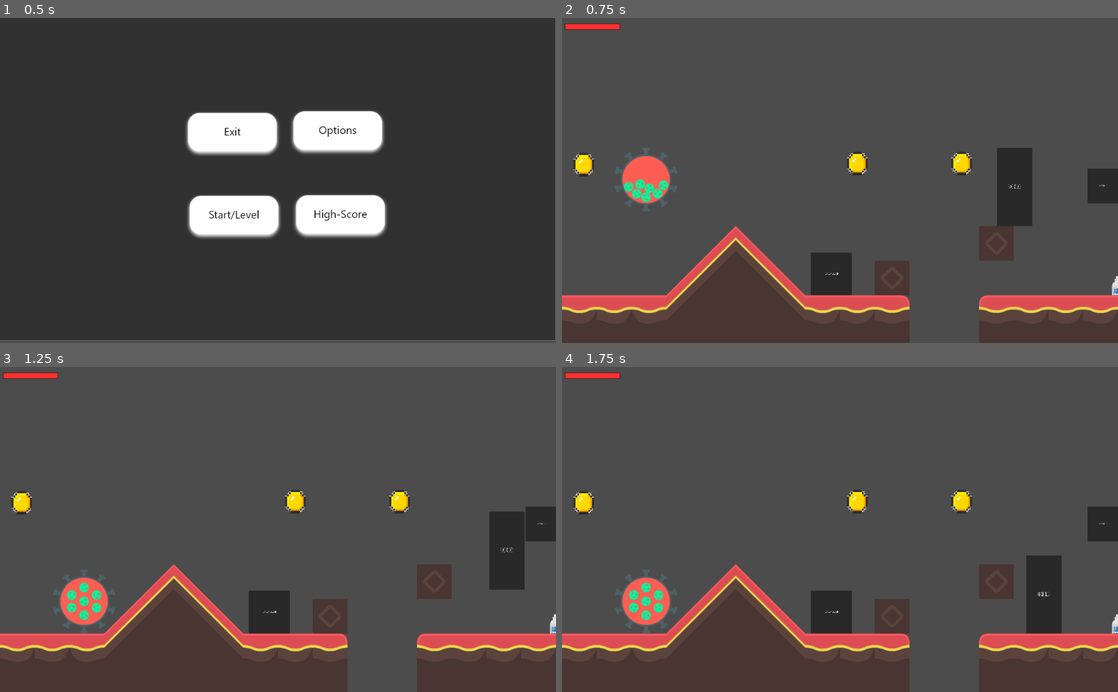
Above: before the commit, frames 1-4 (two rows, left to right).
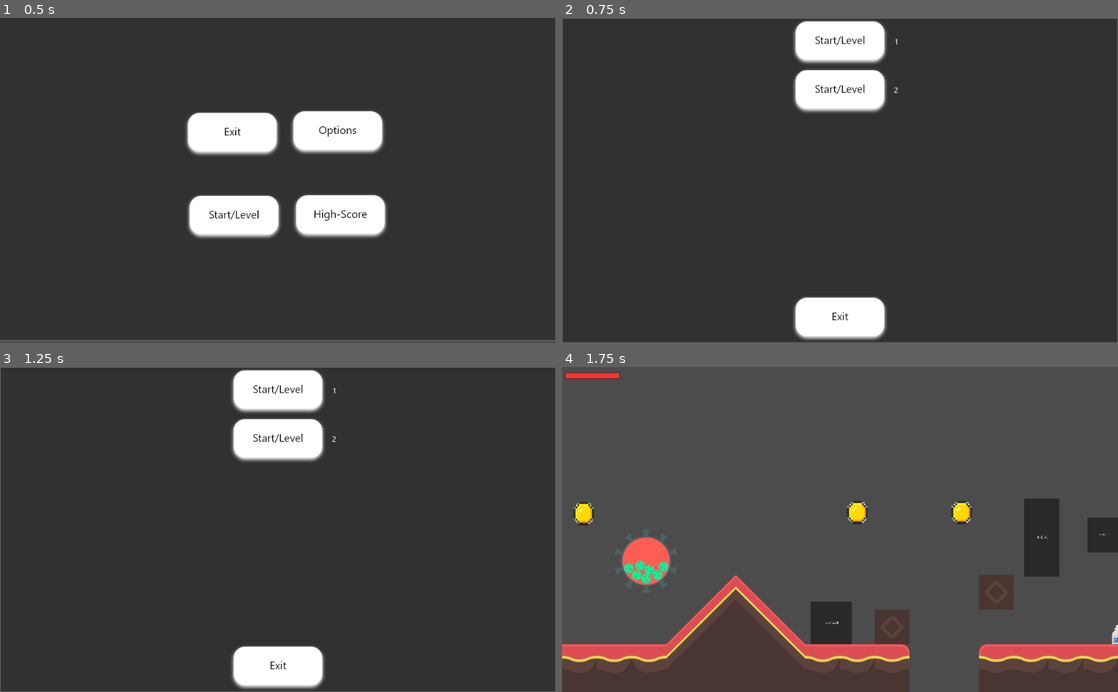
Above: after the commit, the same moments.

Repository: INF19IT2/2d-Jump-n-Run-SE
Game: Godot game, scene res://Scenes/MainScene/MainScene.tscn
Two runs of this game, one before a commit and one after it. Both use one fixed random seed, a clock stepped at 60 frames per second and the inputs below. The engine's default icon, where the game draws it, is replaced by a stand-in: a white triangle on a blue panel in a dark square.
Inputs (mouse positions are in pixels of both pictures, inside the frame that each line leads up to):
- Up to frame 1 (0.5 s): no input
- Up to frame 2 (0.75 s): click (795, 216) at 0.5 s
- Up to frame 3 (1.25 s): no input
- Up to frame 4 (1.75 s): click (840, 393) at 1.25 s, where only the run after the commit has a clickable "1"

Frame 1 is identical in both runs. In frame 2, 88% of the frame differs, in the area x 0-100%, y 0-100%; in frame 3, 85%; in frame 4, 14%.

Commit message:
adds level selection for first and second level

Diff:
--- a/2d-Jump-n-Run-SE/Scenes/LevelSelection/LevelSelection.tscn
+++ b/2d-Jump-n-Run-SE/Scenes/LevelSelection/LevelSelection.tscn
@@ -9,6 +9,7 @@
 anchor_right = 1.0
 anchor_bottom = 1.0
 texture = ExtResource( 1 )
+expand = true
 script = ExtResource( 3 )
 __meta__ = {
 "_edit_use_anchors_": false
@@ -27,7 +28,7 @@
 "_edit_use_anchors_": false
 }
 
-[node name="TextureButton" type="TextureButton" parent="."]
+[node name="Level1Button" type="TextureButton" parent="."]
 anchor_left = 0.411
 anchor_right = 0.589
 anchor_bottom = 0.15
@@ -37,4 +38,47 @@
 __meta__ = {
 "_edit_use_anchors_": false
 }
+
+[node name="Level1Text" type="RichTextLabel" parent="Level1Button"]
+anchor_left = 1.051
+anchor_top = 0.424
+anchor_right = 1.27
+anchor_bottom = 0.869
+margin_left = -0.0737457
+margin_top = 0.0384064
+margin_right = 0.0682373
+margin_bottom = -0.0115891
+text = "1"
+__meta__ = {
+"_edit_use_anchors_": false
+}
+
+[node name="Level2Button" type="TextureButton" parent="."]
+anchor_left = 0.411
+anchor_top = 0.15
+anchor_right = 0.589
+anchor_bottom = 0.3
+margin_top = -0.0923615
+margin_right = -0.328918
+margin_bottom = -90.0924
+texture_normal = ExtResource( 4 )
+__meta__ = {
+"_edit_use_anchors_": false
+}
+
+[node name="Level2Text" type="RichTextLabel" parent="Level2Button"]
+anchor_left = 1.047
+anchor_top = 0.407
+anchor_right = 1.266
+anchor_bottom = 0.852
+margin_left = -0.0857544
+margin_top = 0.00888443
+margin_right = 0.0562592
+margin_bottom = -0.0411224
+text = "2"
+__meta__ = {
+"_edit_use_anchors_": false
+}
 [connection signal="pressed" from="ExitButton" to="." method="_on_ExitButton_pressed"]
+[connection signal="pressed" from="Level1Button" to="." method="_on_Level1Button_pressed"]
+[connection signal="pressed" from="Level2Button" to="." method="_on_Level2Button_pressed"]
--- a/2d-Jump-n-Run-SE/Scenes/Options/OptionsMenu.tscn
+++ b/2d-Jump-n-Run-SE/Scenes/Options/OptionsMenu.tscn
@@ -25,6 +25,9 @@
 anchor_right = 1.0
 margin_top = 7.8
 margin_bottom = 184.0
+__meta__ = {
+"_edit_use_anchors_": false
+}
 
 [node name="ResolutionOptions" type="OptionButton" parent="OptionsBackground/GraphicOptions"]
 anchor_left = 0.797
--- a/2d-Jump-n-Run-SE/Scripts/LevelSelection/LevelSelection.gd
+++ b/2d-Jump-n-Run-SE/Scripts/LevelSelection/LevelSelection.gd
@@ -1,4 +1,6 @@
 extends TextureRect
+
+var level_folder = "res://Scenes/Levels/"
 
 func _ready():
 	pass # Replace with function body.
@@ -7,5 +9,12 @@
 
 
 func _on_ExitButton_pressed():
-	OS.alert('This is your message', 'Message Title')
-	#get_tree().change_scene("res://Scenes/MainScene/MainScene.tscn")
+	get_tree().change_scene("res://Scenes/MainScene/MainScene.tscn")
+
+
+func _on_Level1Button_pressed():
+	get_tree().change_scene(level_folder +  "/First_Level/First_Level.tscn")
+
+
+func _on_Level2Button_pressed():
+	get_tree().change_scene(level_folder + "/Second_Level/Second_Level.tscn")
--- a/2d-Jump-n-Run-SE/Scripts/MainScene/MainScene.gd
+++ b/2d-Jump-n-Run-SE/Scripts/MainScene/MainScene.gd
@@ -1,19 +1,9 @@
 extends TextureRect
 
-
-# Declare member variables here. Examples:
-# var a = 2
-# var b = "text"
-var level_folder = "res://Scenes/Levels/"
 
 # Called when the node enters the scene tree for the first time.
 func _ready():
 	pass # Replace with function body.
-
-
-# Called every frame. 'delta' is the elapsed time since the previous frame.
-#func _process(delta):
-#	pass
 
 
 func _on_ExitButton_pressed():
@@ -21,7 +11,7 @@
 
 
 func _on_StartLevelButton_pressed():
-	get_tree().change_scene(level_folder+"First_Level/First_Level.tscn")
+	get_tree().change_scene("res://Scenes/LevelSelection/LevelSelection.tscn")
 
 
 func _on_OptionsButton_pressed():
